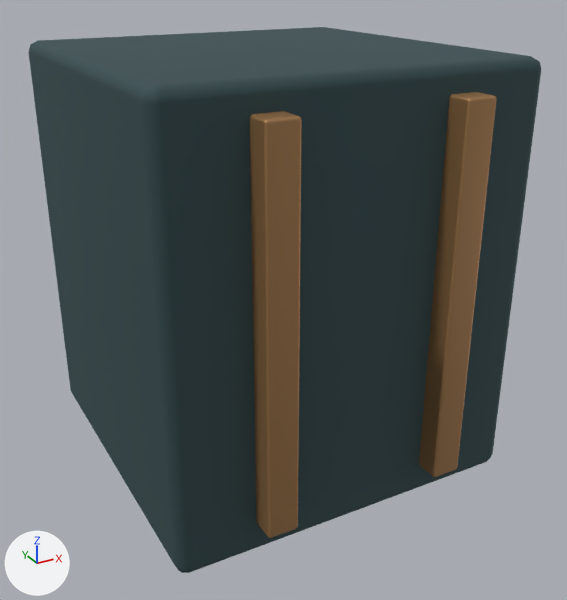
What one commit did to the Blender file tools/godot-campaign/structure-art/blend/pump-shaft-1.blend.
The view is the same before and after, from a 50 mm lens placed at (-0.826, -1.593, 1.17), pointed at (0.018, -0.058, 0.403). Every picture has the same lights, and +X, +Y and +Z are marked at lower left. The first picture is the older version.

The scene before the commit, as lines of its bpy script (objects in view):
```python
me_cube = bpy.data.meshes.new('Cube')
me_cube.from_pydata(...)  # 56 vertices, 54 faces; spans x -0.42..0.42, y 0.015..0.985, z -0.42..0.42
me_cube.materials.append(mat_pump_0)  # dark cyan #435a5e
me_cylinder = bpy.data.meshes.new('Cylinder')
me_cylinder.from_pydata(...)  # a 14-sided cylinder along z spanning x -0.373..-0.047, y 0.323..0.657, z -0.475..-0.395; a 14-sided cylinder along z spanning x 0.047..0.373, y 0.323..0.657, z -0.475..-0.395
me_cylinder.materials.append(mat_pump_1)  # grey #8c9080
me_cylinder_001 = bpy.data.meshes.new('Cylinder.001')
me_cylinder_001.from_pydata(...)  # a 14-sided cylinder along z spanning x -0.325..-0.095, y 0.372..0.608, z -0.487..-0.475; a 14-sided cylinder along z spanning x 0.095..0.325, y 0.372..0.608, z -0.487..-0.475
me_cylinder_001.materials.append(mat_pump_2)  # dark blue #293f4a
me_cylinder_002 = bpy.data.meshes.new('Cylinder.002')
me_cylinder_002.from_pydata(...)  # 208 vertices, 186 faces; spans x -0.35..0.35, y 0.09..0.93, z -0.495..0.475
me_cylinder_002.materials.append(mat_pump_3)  # brown #af8558
ob_pump_0 = bpy.data.objects.new('pump_0', me_cube)
ob_pump_0.location = (0.0, 0.0, 0.0)
ob_pump_0.rotation_euler = (1.571, 0.0, 0.0)  # degrees (90, 0, 0)
ob_pump_1 = bpy.data.objects.new('pump_1', me_cylinder)
ob_pump_1.location = (0.0, 0.0, 0.0)
ob_pump_1.rotation_euler = (1.571, 0.0, 0.0)  # degrees (90, 0, 0)
ob_pump_2 = bpy.data.objects.new('pump_2', me_cylinder_001)
ob_pump_2.location = (0.0, 0.0, 0.0)
ob_pump_2.rotation_euler = (1.571, 0.0, 0.0)  # degrees (90, 0, 0)
ob_pump_3 = bpy.data.objects.new('pump_3', me_cylinder_002)
ob_pump_3.location = (0.0, 0.0, 0.0)
ob_pump_3.rotation_euler = (1.571, 0.0, 0.0)  # degrees (90, 0, 0)
```
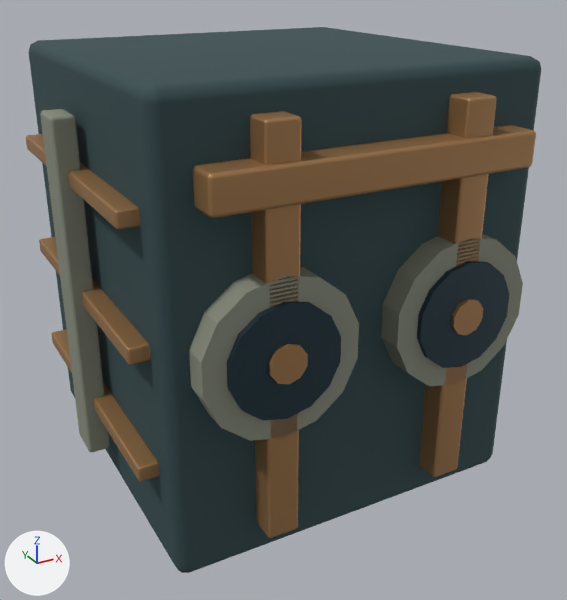
The edits, one by one:
me_cylinder is used by ob_pump_1; location (0.0, 0.0, 0.0); rotation (1.571, 0.0, 0.0), in degrees (90, 0, 0).
me_cylinder had 56 vertices, 32 faces and spanned x -0.373..0.373, y 0.323..0.657, z -0.475..-0.395.
me_cylinder now has 224 vertices, 172 faces and spans x -0.485..0.485, y 0.115..0.885, z -0.475..0.475.
me_cylinder part 1: a new loose piece, a 14-sided cylinder along z spanning x -0.373..-0.047, y 0.323..0.657, z 0.395..0.475, in mat_pump_1 (grey #8c9080).
me_cylinder part 2: a new loose piece, a 14-sided cylinder along z spanning x 0.047..0.373, y 0.323..0.657, z 0.395..0.475, in mat_pump_1 (grey #8c9080).
me_cylinder part 3: a new loose piece of 56 vertices spanning x -0.485..-0.435, y 0.115..0.885, z -0.045..0.045, in mat_pump_1 (grey #8c9080).
Other edits to the shape of me_cylinder do not show in these pictures.
me_cylinder_001 is used by ob_pump_2; location (0.0, 0.0, 0.0); rotation (1.571, 0.0, 0.0), in degrees (90, 0, 0).
me_cylinder_001 had 56 vertices, 32 faces and spanned x -0.325..0.325, y 0.372..0.608, z -0.487..-0.475.
me_cylinder_001 now has 112 vertices, 64 faces and spans x -0.325..0.325, y 0.372..0.608, z -0.487..0.487.
me_cylinder_001 part 4: a new loose piece, a 14-sided cylinder along z spanning x -0.325..-0.095, y 0.372..0.608, z 0.475..0.487, in mat_pump_2 (dark blue #293f4a).
me_cylinder_001 part 5: a new loose piece, a 14-sided cylinder along z spanning x 0.095..0.325, y 0.372..0.608, z 0.475..0.487, in mat_pump_2 (dark blue #293f4a).
me_cylinder_002 is used by ob_pump_3; location (0.0, 0.0, 0.0); rotation (1.571, 0.0, 0.0), in degrees (90, 0, 0).
me_cylinder_002 had 208 vertices, 186 faces and spanned x -0.35..0.35, y 0.09..0.93, z -0.495..0.475.
me_cylinder_002 now has 640 vertices, 588 faces and spans x -0.463..0.463, y 0.09..0.93, z -0.495..0.495.
me_cylinder_002 part 6: a new loose piece, a 10-sided cylinder along z spanning x -0.248..-0.172, y 0.45..0.53, z 0.483..0.495, in mat_pump_3 (brown #af8558).
me_cylinder_002 part 7: a new loose piece, a 10-sided cylinder along z spanning x 0.172..0.248, y 0.45..0.53, z 0.483..0.495, in mat_pump_3 (brown #af8558).
me_cylinder_002 part 8: the loose piece of 56 vertices spanning x -0.35..0.35, y 0.782..0.858, z -0.485..-0.405 is copied, and the copy is moved by (0.0, 0.0, 0.89); it spans x -0.35..0.35, y 0.782..0.858, z 0.405..0.485.
me_cylinder_002 part 9: a new loose piece of 56 vertices spanning x -0.463..-0.417, y 0.222..0.257, z -0.345..0.345, in mat_pump_3 (brown #af8558).
me_cylinder_002 part 10: a new loose piece of 56 vertices spanning x -0.463..-0.417, y 0.482..0.517, z -0.345..0.345, in mat_pump_3 (brown #af8558).
me_cylinder_002 part 11: a new loose piece of 56 vertices spanning x -0.463..-0.417, y 0.743..0.777, z -0.345..0.345, in mat_pump_3 (brown #af8558).
Other edits to the shape of me_cylinder_002 do not show in these pictures.

Where the change shows, as pixel boxes (x1, y1, x2, y2) in the pictures (567 x 600 px):
'pump_3', reshaped
    before: (250, 92, 497, 538)
    after: (26, 92, 536, 538)
'pump_1', reshaped (not visible before)
    after: (40, 109, 523, 452)
'pump_2', reshaped (not visible before)
    after: (227, 261, 509, 420)
part 1 of me_cylinder, added
    after: (189, 267, 359, 441)
part 2 of me_cylinder, added
    after: (381, 234, 523, 386)
part 3 of me_cylinder, added
    after: (40, 109, 110, 452)
part 4 of me_cylinder_001, added (dark blue)
    after: (227, 302, 341, 420)
part 5 of me_cylinder_001, added (dark blue)
    after: (417, 261, 509, 368)
part 6 of me_cylinder_002, added (brown)
    after: (269, 344, 308, 384)
part 7 of me_cylinder_002, added (brown)
    after: (451, 299, 483, 335)
part 8 of me_cylinder_002, added (brown)
    after: (193, 125, 536, 218)
part 9 of me_cylinder_002, added (brown)
    after: (51, 329, 159, 482)
part 10 of me_cylinder_002, added (brown)
    after: (39, 237, 150, 364)
part 11 of me_cylinder_002, added (brown)
    after: (26, 134, 140, 229)
